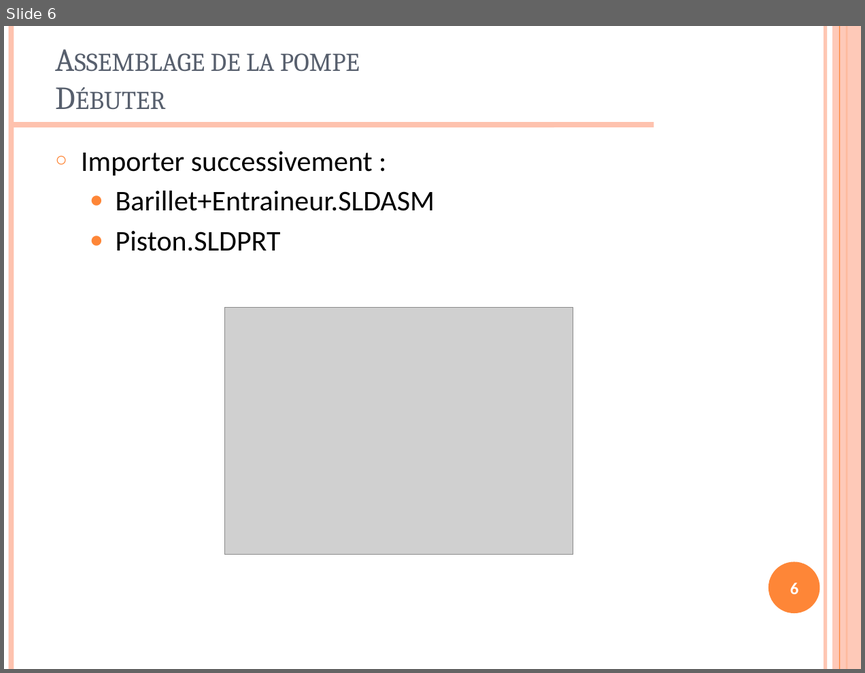
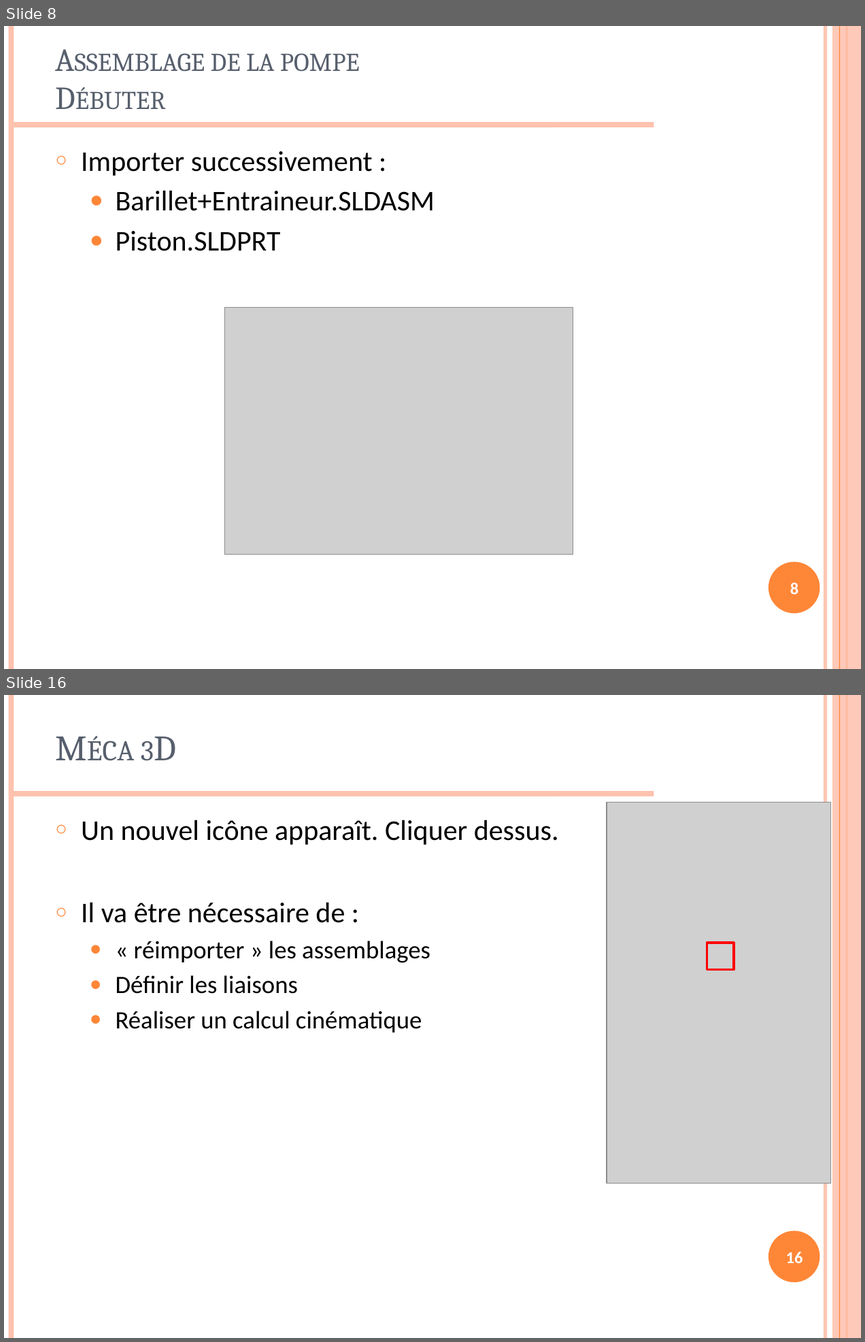
Before and after one commit to xpessoles/TP_2014_2015, a slide deck: TP_02_SW_Meca3D_Assemblage_Pompe/TP_02_SW_Assemblage_Pompe_PPT.pptx. Shown one above the other, each under a label of ours: slide 6 before the commit, slides 8 and 16 after it; the slides between them are not shown. The pictures are 865x673 and 865x1342 pixels, drawn with LibreOffice and Linux fonts; fonts in the diff are those of the drawing; grey boxes stand for pictures; background and template pictures are left out. Boxes give left, top, right and bottom in pixels: in the first picture for what was removed or moved away, otherwise in the second. Text is boxed around its words. In the diff, an @@ line names an element or a change of style, - is before the commit and + after.

```diff
--- a/TP_02_SW_Meca3D_Assemblage_Pompe/TP_02_SW_Assemblage_Pompe_PPT.pptx
+++ b/TP_02_SW_Meca3D_Assemblage_Pompe/TP_02_SW_Assemblage_Pompe_PPT.pptx
@@ slide 16 added at (4,695,861,1338), background #FFFFFF; not listed: 7 template elements that a slide beside it also shows @@
@@ title added at (47,706,747,787), 30 pt, text #575F6D, small capitals @@
+Méca 3D
@@ picture added at (606,802,830,1183) @@
@@ text added at (81,819,559,1032), 21 pt, text #000000 @@
+○ Un nouvel icône apparaît. Cliquer dessus.
+○ Il va être nécessaire de :
+  ● « réimporter » les assemblages
+  ● Définir les liaisons
+  ● Réaliser un calcul cinématique
@@ rectangle added at (706,943,733,969), outline #FF0000 2 pt @@
@@ page number added at (786,1251,803,1263), 14 pt, text #FFFFFF, bold @@
+16
@@ what was slide 6 is now slide 8 @@
@@ page number at (790,582,798,594): text changed @@
-6
+8
```
Also in this commit, not shown: 1 slide changed, 22 other slides added, 1 slide removed, 45 other files.
